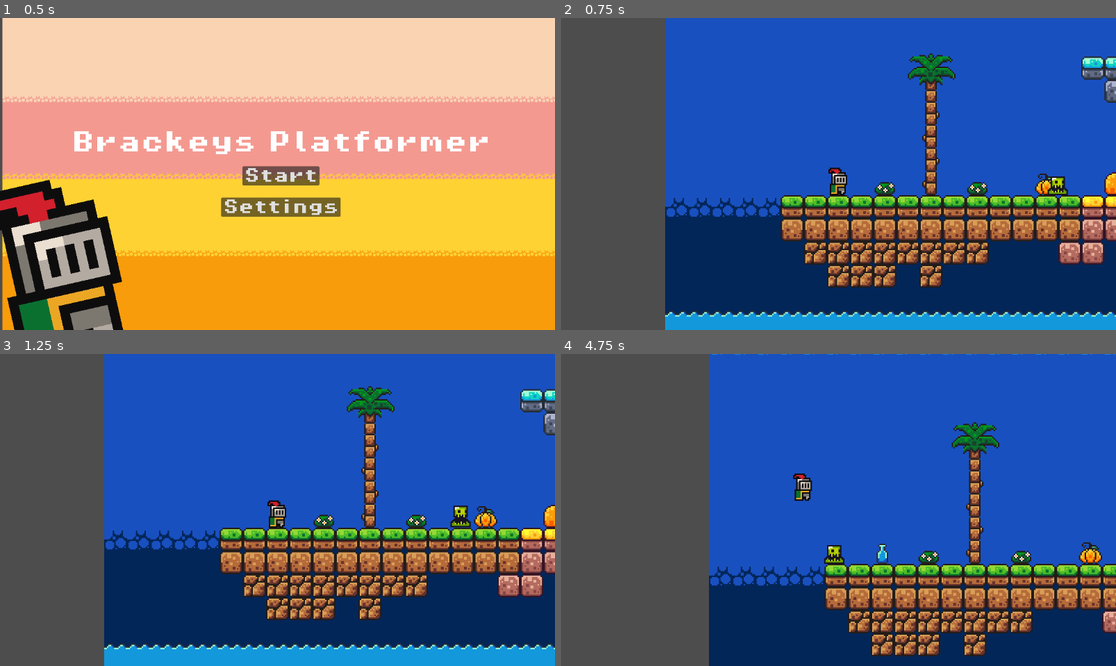
Above: before the commit, frames 1-4 (two rows, left to right).
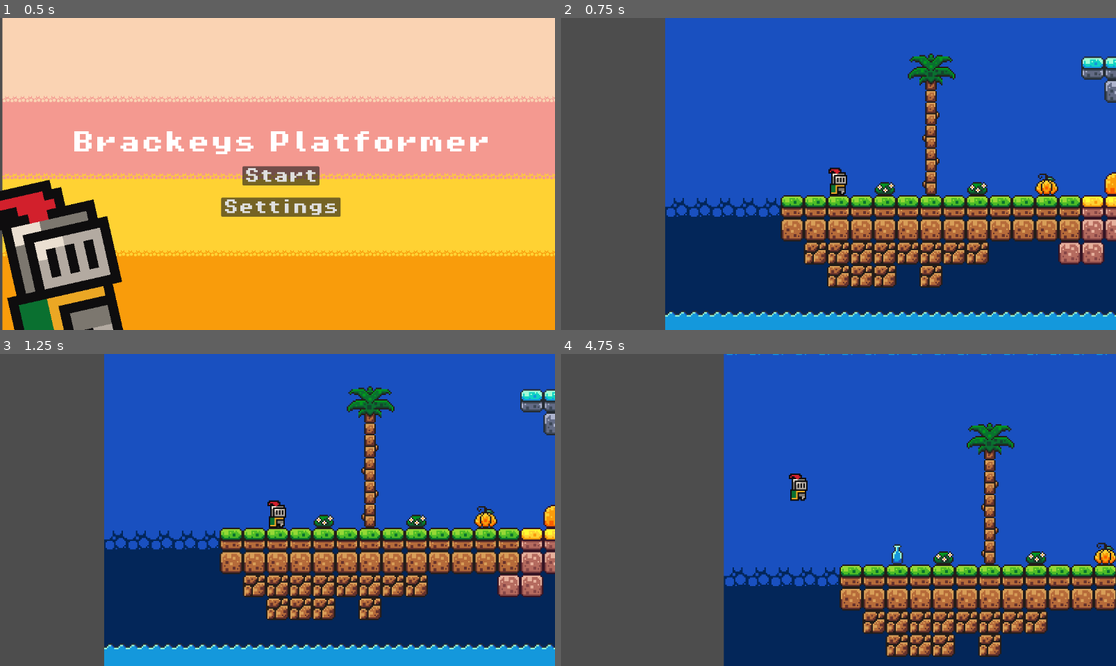
Above: after the commit, the same moments.

Repository: Yncy0/Platformer-2D
Game: Godot game, scene res://scene/gui/menu/starting_menu.tscn
The game is run twice, just before and just after one commit, with the same random seed, the same clock (stepped at 60 frames per second) and the same inputs.
Inputs:
- Up to frame 1 (0.5 s): no input
- Up to frame 2 (0.75 s): click "Start" at 0.5 s
- Up to frame 3 (1.25 s): no input
- Up to frame 4 (4.75 s): hold D (move_right) 1.28-2.78 s; tap Space (jump) at 1.52, 2.27, 3.77, 4.52 s; hold A (move_left) from 2.78 s (still down)

Frame 1 is identical in both runs. In frame 2, 0.2% of the frame differs, in the area x 87-92%, y 50-57%; in frame 3, 0.2%; in frame 4, 16%, in the area x 26-100%, y 0-100%.

Commit message:
add pickups and coins scene

Diff:
--- a/scene/levels/level_01.tscn
+++ b/scene/levels/level_01.tscn
@@ -13,7 +13,7 @@
 layer_1/name = "Mid"
 layer_1/tile_data = PackedInt32Array(1835013, 1, 0, 1835014, 1, 0, 1835015, 1, 0, 1835016, 1, 0, 1835017, 1, 0, 1835018 …(2268 unchanged characters)…
 layer_2/name = "Entities"
-layer_2/tile_data = PackedInt32Array(1769489, 2, 131072)
+layer_2/tile_data = PackedInt32Array(1769513, 2, 131072)
 layer_3/name = "Front"
 layer_3/tile_data = PackedInt32Array(2162688, 262145, 9, 2162689, 262145, 9, 2162690, 262145, 9, 2162691, 262145, 9, 21 …(10429 unchanged characters)…
 
--- /dev/null
+++ b/scene/pickups/coins.tscn
@@ -0,0 +1,5 @@
+[gd_scene load_steps=2 format=3 uid="uid://c41tgwcyem62e"]
+
+[ext_resource type="PackedScene" uid="uid://buy5lisiipvtj" path="res://scene/pickups/pickups.tscn" id="1_dpkgy"]
+
+[node name="Coins" instance=ExtResource("1_dpkgy")]
--- /dev/null
+++ b/scene/pickups/pickups.tscn
@@ -0,0 +1,98 @@
+[gd_scene load_steps=4 format=3 uid="uid://buy5lisiipvtj"]
+
+[sub_resource type="Animation" id="Animation_i61gx"]
+resource_name = "pickup"
+tracks/0/type = "value"
+tracks/0/imported = false
+tracks/0/enabled = true
+tracks/0/path = NodePath("Sprite2D:visible")
+tracks/0/interp = 1
+tracks/0/loop_wrap = true
+tracks/0/keys = {
+"times": PackedFloat32Array(0),
+"transitions": PackedFloat32Array(1),
+"update": 1,
+"values": [false]
+}
+tracks/1/type = "value"
+tracks/1/imported = false
+tracks/1/enabled = true
+tracks/1/path = NodePath("CollisionShape2D:disabled")
+tracks/1/interp = 1
+tracks/1/loop_wrap = true
+tracks/1/keys = {
+"times": PackedFloat32Array(0),
+"transitions": PackedFloat32Array(1),
+"update": 1,
+"values": [true]
+}
+tracks/2/type = "value"
+tracks/2/imported = false
+tracks/2/enabled = true
+tracks/2/path = NodePath("AudioStreamPlayer:playing")
+tracks/2/interp = 1
+tracks/2/loop_wrap = true
+tracks/2/keys = {
+"times": PackedFloat32Array(0),
+"transitions": PackedFloat32Array(1),
+"update": 1,
+"values": [true]
+}
+
+[sub_resource type="Animation" id="Animation_7btb4"]
+length = 0.001
+tracks/0/type = "value"
+tracks/0/imported = false
+tracks/0/enabled = true
+tracks/0/path = NodePath("Sprite2D:visible")
+tracks/0/interp = 1
+tracks/0/loop_wrap = true
+tracks/0/keys = {
+"times": PackedFloat32Array(0),
+"transitions": PackedFloat32Array(1),
+"update": 1,
+"values": [true]
+}
+tracks/1/type = "value"
+tracks/1/imported = false
+tracks/1/enabled = true
+tracks/1/path = NodePath("CollisionShape2D:disabled")
+tracks/1/interp = 1
+tracks/1/loop_wrap = true
+tracks/1/keys = {
+"times": PackedFloat32Array(0),
+"transitions": PackedFloat32Array(1),
+"update": 1,
+"values": [false]
+}
+tracks/2/type = "value"
+tracks/2/imported = false
+tracks/2/enabled = true
+tracks/2/path = NodePath("AudioStreamPlayer:playing")
+tracks/2/interp = 1
+tracks/2/loop_wrap = true
+tracks/2/keys = {
+"times": PackedFloat32Array(0),
+"transitions": PackedFloat32Array(1),
+"update": 1,
+"values": [false]
+}
+
+[sub_resource type="AnimationLibrary" id="AnimationLibrary_hs7ts"]
+_data = {
+"RESET": SubResource("Animation_7btb4"),
+"pickup": SubResource("Animation_i61gx")
+}
+
+[node name="Pickups" type="Area2D"]
+
+[node name="Sprite2D" type="Sprite2D" parent="."]
+
+[node name="CollisionShape2D" type="CollisionShape2D" parent="."]
+
+[node name="AudioStreamPlayer" type="AudioStreamPlayer" parent="."]
+
+[node name="AnimationPlayer" type="AnimationPlayer" parent="."]
+libraries = {
+"": SubResource("AnimationLibrary_hs7ts")
+}
